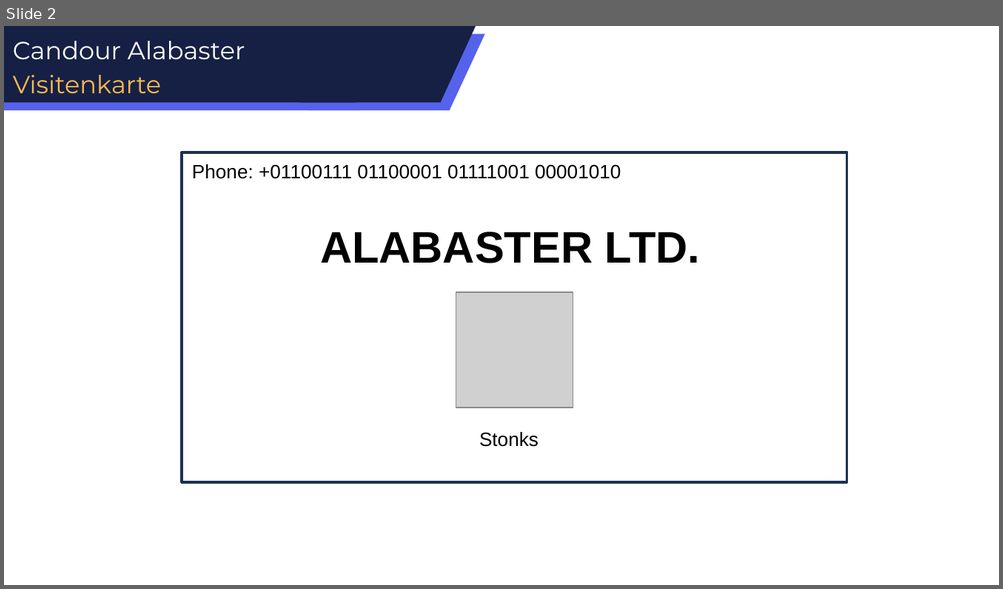
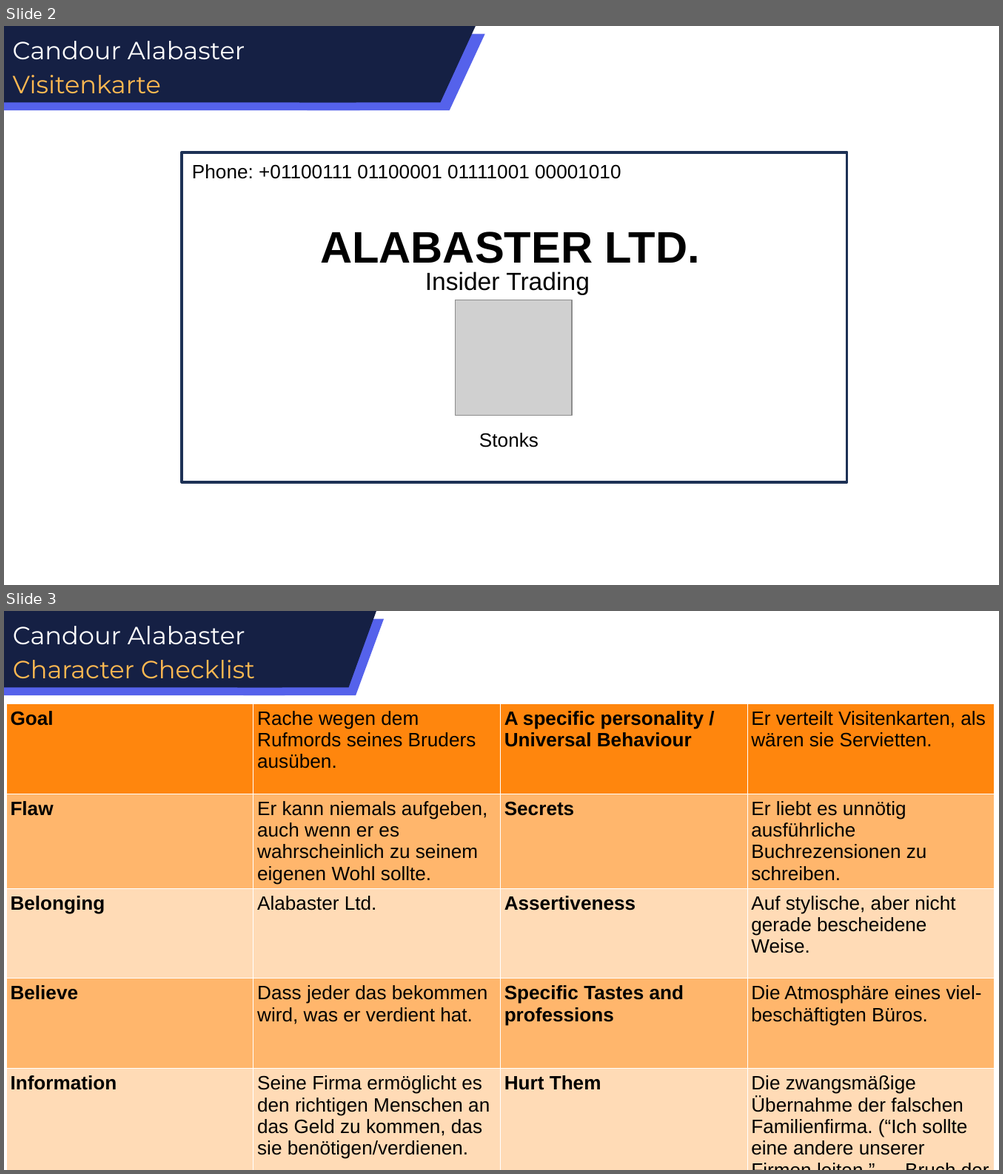
Before and after one commit to E1kari/Game-Jaaaam, a slide deck: Design Stuff/Narrativ/Kunden/2.1 Candour Alabaster.pptx. Shown one above the other, each under a label of ours: slide 2 before the commit, slides 2 and 3 after it. The pictures are 1003x589 and 1003x1174 pixels, drawn with LibreOffice and Linux fonts; fonts in the diff are those of the drawing; grey boxes stand for pictures. Boxes give left, top, right and bottom in pixels: in the first picture for what was removed or moved away, otherwise in the second. Text is boxed around its words. In the diff, an @@ line names an element or a change of style, - is before the commit and + after.

```diff
--- a/Design Stuff/Narrativ/Kunden/2.1 Candour Alabaster.pptx
+++ b/Design Stuff/Narrativ/Kunden/2.1 Candour Alabaster.pptx
@@ slide 3 added at box(4, 611, 999, 1170), background #FFFFFF @@
@@ text added at box(13, 626, 255, 679), 18 pt, text #FFB951 @@
+Candour Alabaster
+Character Checklist
@@ group added at box(4, 611, 384, 695): 2 rectangles, 2 flow chart input outputs @@
@@ table added at box(6, 703, 993, 1170), 6 rows, 4 columns @@
+Goal | Rache wegen dem Rufmords seines Bruders ausüben. | A specific personality / Universal Behaviour | Er verteilt Visitenkarten, als wären sie Servietten.
+Flaw | Er kann niemals aufgeben, auch wenn er es wahrscheinlich zu seinem eigenen Wohl sollte. | Secrets | Er liebt es unnötig ausführliche Buchrezensionen zu schreiben.
+Belonging | Alabaster Ltd. | Assertiveness | Auf stylische, aber nicht gerade bescheidene Weise.
+Believe | Dass jeder das bekommen wird, was er verdient hat. | Specific Tastes and professions | Die Atmosphäre eines viel-beschäftigten Büros.
+Information | Seine Firma ermöglicht es den richtigen Menschen an das Geld zu kommen, das sie benötigen/verdienen. | Hurt Them | Die zwangsmäßige Übernahme der falschen Familienfirma. (“Ich sollte eine andere unserer Firmen leiten.” → Bruch der Familientradition)
+Special Skill | Kann sich jede Telefonnummer merken, die er je gelesen oder gehört hat. |  | 
@@ slide 2 changed as well @@
@@ rectangle at box(182, 153, 846, 483): outline #1E3256 2 pt to #1D3155 2 pt @@
@@ text added at box(425, 272, 589, 295), 18 pt, text #000000 @@
+Insider Trading
@@ picture: place and size @@
-picture at box(455, 292, 573, 408)
+picture at box(455, 301, 571, 416)
```
Also in this commit, not shown: 1 other slide changed, 2 other slides added, 6 slides removed, 7 other files.
